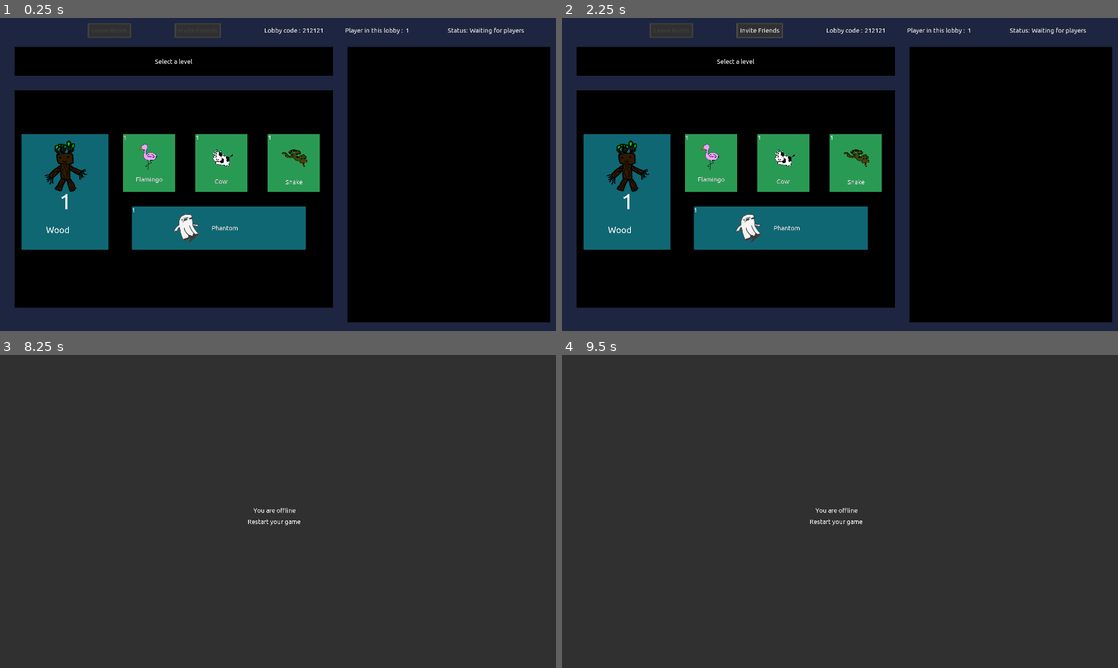
Above: before the commit, frames 1-4 (two rows, left to right).
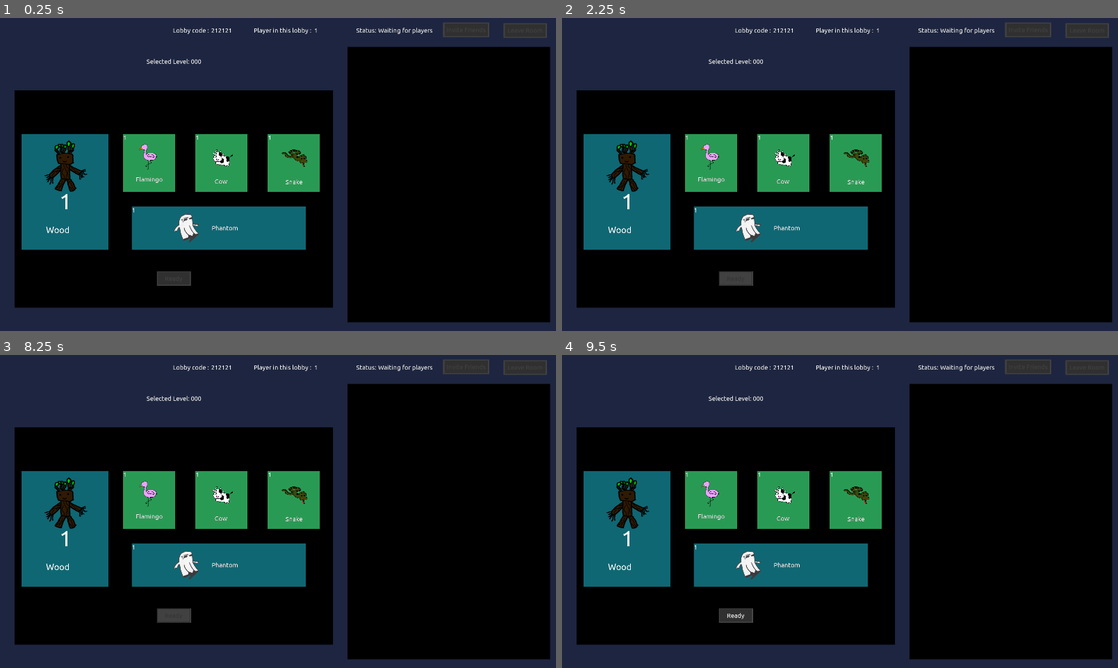
Above: after the commit, the same moments.

Repository: Vjonquiere/Mocra
Game: Godot game, scene res://mocraAdventure/lobby/lobby.tscn
Same seed, same stepped clock (60 frames per second), same inputs: the game is played once before the commit and once after it. This scene is started directly instead of the project's main scene.
Inputs (mouse positions are in pixels of both pictures, inside the frame that each line leads up to):
- Up to frame 1 (0.25 s): no input
- Up to frame 2 (2.25 s): click "Leave Room" at 0.5 s; click "Invite Friends" at 1.25 s; click (734, 277) at 2 s, where only the run after the commit has a clickable "Ready"
- Up to frame 3 (8.25 s): click (172, 614) at 2.75 s, where only the run after the commit has a clickable "Ready"; click "Leave Room" at 3.5 s; click "Invite Friends" at 4.25 s; click "Leave Room" at 5 s; click "Invite Friends" at 5.75 s; click (172, 614) at 6.5 s, where only the run after the commit has a clickable "Ready"; tap Enter at 7.25 s; move the mouse to (400, 495) at 7.27 s; click (400, 495) at 7.42 s; tap Space at 8 s; move the mouse to (166, 527) at 8.02 s; click (166, 527) at 8.17 s
- Up to frame 4 (9.5 s): tap Enter at 8.75 s; move the mouse to (895, 442) at 8.77 s; click (895, 442) at 8.92 s

The runs differ from the first frame. In frame 1, 6.4% of the frame differs, in the area x 2-99%, y 1-86%; in frame 2, 6.4%; in frame 3, 72%; in frame 4, 72%, in the area x 2-99%, y 3-98%.
Error before the commit: Invalid call. Nonexistent function 'split' in base 'Array'. (res://mocraAdventure/card_selector/CardSelector.gd:29)

Commit message:
Ready_update
- All functions for ready/waiting status in selection

Diff:
--- a/mocraAdventure/level_selector/adventure_template.gd
+++ b/mocraAdventure/level_selector/adventure_template.gd
@@ -5,19 +5,66 @@
 var level_template = load("res://mocraAdventure/level_selector/level_template.tscn")
 var arrow_template = load("res://mocraAdventure/level_selector/level_separation.tscn")
 
+var visibility = true
+
+var level_array = []
+var level_dic = {}
+var arrow_array = []
+
+signal selection_changed
+
 func _ready():
 	print("adventure_init")
 
-
-
-func add_level(Name:String, Difficulty:String, Description:String):
+func add_level(Name:String, Difficulty:String, Description:String, ID:String):
 	if level_nbr != 0:
 		add_arrow()
 
 	var level_gui = level_template.instance()
+	level_array.append(level_gui)
+	level_dic[ID] = level_gui
 	$HBoxContainer.add_child(level_gui)
-	level_gui.change_level_infos(Name, Difficulty, Description)
+	level_gui.change_level_infos(Name, Difficulty, Description, ID)
 	level_nbr += 1
 
+func get_levels_ids():
+	var id_array = []
+	for i in range(len(level_array)):
+		id_array.append(level_array[i].get_id())
+	return id_array
+
+func set_level_unselected(level_id):
+	level_dic[level_id].set_unselected()
+
+func set_name(name:String):
+	$NameLabel.set_text(name)
+
 func add_arrow():
-	$HBoxContainer.add_child(arrow_template.instance())
+	var arrow = arrow_template.instance()
+	arrow_array.append(arrow)
+	$HBoxContainer.add_child(arrow)
+
+func toggle_level_visibility():
+
+	for i in range(len(level_array)):
+		## TOGGLE levels
+		if visibility:
+			level_array[i].hide()
+		else:
+			level_array[i].show()
+		## TOGGLE arrows
+		if len(arrow_array) > i:
+			if visibility:
+				arrow_array[i].hide()
+			else:
+				arrow_array[i].show()
+	visibility = !visibility
+
+
+func _on_AdventureSeparator_gui_input(event):
+	if event is InputEventMouseButton and event.button_index == BUTTON_LEFT and event.pressed:
+		toggle_level_visibility()
+
+
+func _on_Node2D_selection_changed():
+	print("on dort")
--- a/mocraAdventure/level_selector/adventure_template.tscn
+++ b/mocraAdventure/level_selector/adventure_template.tscn
@@ -7,14 +7,18 @@
 [node name="Node2D" type="Control"]
 margin_right = 1920.0
 margin_bottom = 250.0
+rect_min_size = Vector2( 1920, 250 )
 script = ExtResource( 1 )
 
 [node name="Complete" type="Sprite" parent="."]
 position = Vector2( 50, 128 )
 texture = ExtResource( 2 )
 
-[node name="AdventureSeparator" type="Sprite" parent="."]
-position = Vector2( 150, 128 )
+[node name="AdventureSeparator" type="TextureRect" parent="."]
+margin_left = 131.235
+margin_top = 104.578
+margin_right = 181.235
+margin_bottom = 154.578
 texture = ExtResource( 3 )
 
 [node name="HBoxContainer" type="HBoxContainer" parent="."]
@@ -22,3 +26,13 @@
 margin_right = 600.0
 margin_bottom = 250.0
 rect_min_size = Vector2( 0, 250 )
+
+[node name="NameLabel" type="Label" parent="."]
+margin_left = 33.1489
+margin_top = 50.3372
+margin_right = 73.1489
+margin_bottom = 64.3372
+text = "dyiqs"
+
+[connection signal="selection_changed" from="." to="." method="_on_Node2D_selection_changed"]
+[connection signal="gui_input" from="AdventureSeparator" to="." method="_on_AdventureSeparator_gui_input"]
--- a/mocraAdventure/level_selector/level_list.json
+++ b/mocraAdventure/level_selector/level_list.json
@@ -2,29 +2,32 @@
   "name": "Adventures",
   "Adventures_list": [
     {
-      "name": "Adventure 1",
+      "name": "Introduction",
       "level number": 4,
       "levels": [
         {
-          "name":"level 1",
+          "name":"How to play",
+          "id": "101",
           "difficulty": "easy",
-          "description": "a level to introduce Mocra Adventure"
+          "description": "A level to introduce Mocra Adventure, learn how to move, attack, defend..."
         },
         {
-          "name": "level 2",
+          "name": "Practice",
+          "id": "102",
           "difficulty": "easy",
-          "description": "Introduction to Avdentures"
+          "description": "Now you know how to play, pracice and win!"
         }
       ]
     },
     {
-      "name": "Adventure 2",
+      "name": "Adventure 2: leave earth",
       "level number": 1,
       "levels": [
         {
-          "name":"level 735Y378",
-          "difficulty": "pas easy",
-          "description": "sdsddfsnfs"
+          "name":"Portal init",
+          "id": "201",
+          "difficulty": "normal",
+          "description": "you are searching for the a portal frame"
         }
       ]
     },
--- a/mocraAdventure/level_selector/level_selector.gd
+++ b/mocraAdventure/level_selector/level_selector.gd
@@ -1,15 +1,18 @@
 extends Control
 
 var levels = "res://mocraAdventure/level_selector/level_list.json"
+var levels2 = "user://level_list.txt"
+var c = "sdsdgauivqod"
+var adventure = load("res://mocraAdventure/level_selector/adventure_template.tscn")
 var selected_level
 
-signal selection_changed
+var adventures = {}
+
+signal selection_changed(level_id)
 
 func _ready():
 	var t = get_from_json(levels)
-	$Node2D.add_level("test","hard","je sais pas quoi mettre donc voila")
-	$Node2D.add_level("test2", "normal", "ca a interet a marcher")
-	print("z")
+	generate_adventures(t)
 
 func get_from_json(filepath:String) -> Dictionary:
 	var file = File.new()
@@ -19,8 +22,25 @@
 	file.close()
 	return data
 
-func extract_data(parsed_json):
-	var adventure_number = len(parsed_json["Adventures_list"])
+func generate_adventures(parsed_json):
+	for i in range(len(parsed_json["Adventures_list"])):
+		adventures[i] = adventure.instance()
+		adventures[i].set_name(parsed_json["Adventures_list"][i]["name"])
+		generate_levels(parsed_json["Adventures_list"][i]["levels"], adventures[i])
+		get_node("AdventuresContainer").add_child(adventures[i])
 
-func _on_Control_selection_changed():
-	pass
+func generate_levels(adventure_infos:Array, adventure_object):
+	for i in range(len(adventure_infos)):
+		adventure_object.add_level(adventure_infos[i]["name"], adventure_infos[i]["difficulty"], adventure_infos[i]["description"], adventure_infos[i]["id"])
+
+func _on_Control_selection_changed(level_id):
+	for i in range(len(adventures)):
+		if selected_level in adventures[i].get_levels_ids():
+			adventures[i].set_level_unselected(selected_level)
+	selected_level = level_id
+
+
+func _on_SelectButton_pressed():
+	if selected_level != null:
+		get_node("../../").emit_signal("level_changed", selected_level)
+		self.queue_free()
--- a/mocraAdventure/level_selector/level_selector.tscn
+++ b/mocraAdventure/level_selector/level_selector.tscn
@@ -1,13 +1,38 @@
-[gd_scene load_steps=3 format=2]
+[gd_scene load_steps=4 format=2]
 
 [ext_resource path="res://mocraAdventure/level_selector/level_selector.gd" type="Script" id=1]
-[ext_resource path="res://mocraAdventure/level_selector/adventure_template.tscn" type="PackedScene" id=2]
+[ext_resource path="res://background.png" type="Texture" id=2]
+[ext_resource path="res://Theme/Theme.tres" type="Theme" id=3]
 
-[node name="Control" type="Control"]
+[node name="Selector" type="Control"]
 anchor_right = 1.0
 anchor_bottom = 1.0
+rect_min_size = Vector2( 1920, 1080 )
 script = ExtResource( 1 )
 
-[node name="Node2D" parent="." instance=ExtResource( 2 )]
+[node name="BackgroundTexture" type="TextureRect" parent="."]
+margin_right = 40.0
+margin_bottom = 40.0
+rect_min_size = Vector2( 1920, 1080 )
+texture = ExtResource( 2 )
+
+[node name="AdventuresContainer" type="VBoxContainer" parent="."]
+margin_top = 30.0
+margin_right = 1920.0
+margin_bottom = 930.0
+custom_constants/separation = 20
+
+[node name="SelectButton" type="Button" parent="."]
+anchor_left = 0.5
+anchor_top = 1.0
+anchor_right = 0.5
+anchor_bottom = 1.0
+margin_left = -53.5
+margin_top = -105.53
+margin_right = 53.5
+margin_bottom = -54.5298
+theme = ExtResource( 3 )
+text = "SELECT"
 
 [connection signal="selection_changed" from="." to="." method="_on_Control_selection_changed"]
+[connection signal="pressed" from="SelectButton" to="." method="_on_SelectButton_pressed"]
--- a/mocraAdventure/level_selector/level_template.gd
+++ b/mocraAdventure/level_selector/level_template.gd
@@ -1,27 +1,44 @@
 extends Control
 
 var colors = {"easy":Color("#499236"), "normal":Color("#dba307"), "hard":Color("#c63724")}
+
+var selected = false
+var level_id
 
 func _ready():
 	print('level_init')
 	#change_level_infos("le premier", 'normal', "aucunesqfgyfazueyqgsvc_yaeqf<ov_yilzafugvqiyhk idee mdr")
 	center_object("LevelLabel")
 
-func change_level_infos(Name:String, Difficulty:String, Description:String):
+func change_level_infos(Name:String, Difficulty:String, Description:String, ID:String):
+	level_id = ID
 	$LevelLabel.set_text(Name)
 	$DescriptionLabel.set_text(Description)
 	$DifficultyLabel.set_text(Difficulty)
 	$DifficultyLabel.set("custom_colors/font_color",colors[Difficulty])
 
+func get_id():
+	return level_id
+
+func set_unselected():
+	$Background.set_texture(load("res://mocraAdventure/level_selector/levels_textures/background.png"))
+	selected = false
 
 func _on_Control_gui_input(event):
 	if event is InputEventMouseButton and event.button_index == BUTTON_LEFT and event.pressed:
-		print("test")
-
+		if not selected:
+			$Background.set_texture(load("res://mocraAdventure/level_selector/levels_textures/selected_background.png"))
+			selected = true
+			get_node("../../../../").emit_signal("selection_changed", level_id)
+		else:
+			$Background.set_texture(load("res://mocraAdventure/level_selector/levels_textures/background.png"))
+			selected = false
+			get_node("../../../../").emit_signal("selection_changed", level_id)
 
 func center_object(node):
 	var size = get_node(node).get_size()
 	var parent_size = get_node(node).get_parent().get_size()
-	print(parent_size[0])
+	print("parent: ", parent_size[0], " child:", size[0])
+	print("center = ", parent_size[0]-((size[0]*0.15)/2))
 	#parent_size[0]-size[0]
-	get_node(node).set_position(Vector2(40,0))
+	get_node(node).set_position(Vector2(parent_size[0]-((size[0]*0.15)),0))
--- a/mocraAdventure/lobby/lobby.tscn
+++ b/mocraAdventure/lobby/lobby.tscn
@@ -19,7 +19,26 @@
 margin_bottom = 1080.0
 texture = ExtResource( 3 )
 
+[node name="LevelSelected" type="Control" parent="."]
+margin_left = 50.0
+margin_top = 100.0
+margin_right = 1150.0
+margin_bottom = 200.0
+
+[node name="SelectedLevelLabel" type="Label" parent="LevelSelected"]
+anchor_left = 0.5
+anchor_top = 0.5
+anchor_right = 0.5
+anchor_bottom = 0.5
+margin_left = -94.5
+margin_top = -13.0
+margin_right = 94.5
+margin_bottom = 13.0
+theme = ExtResource( 1 )
+text = "Selected Level: 000"
+
 [node name="LevelSelector" type="CenterContainer" parent="."]
+visible = false
 margin_left = 50.0
 margin_top = 100.0
 margin_right = 1150.0
@@ -58,32 +77,20 @@
 
 [node name="LobbyInfos" type="HBoxContainer" parent="."]
 anchor_left = 0.5
-anchor_right = 0.5
-margin_left = -1012.5
-margin_top = 18.0
-margin_right = 1012.5
-margin_bottom = 68.0
+anchor_top = 0.04
+anchor_right = 0.5
+anchor_bottom = 0.04
+margin_left = -966.129
+margin_top = -25.2
+margin_right = 941.871
+margin_bottom = 24.8
 custom_constants/separation = 150
 alignment = 1
 
-[node name="LeaveButton" type="Button" parent="LobbyInfos"]
-margin_left = 356.0
-margin_right = 506.0
-margin_bottom = 50.0
-rect_min_size = Vector2( 150, 50 )
-text = "Leave Room"
-
-[node name="InviteFriendsButton" type="Button" parent="LobbyInfos"]
-margin_left = 656.0
-margin_right = 816.0
-margin_bottom = 50.0
-rect_min_size = Vector2( 160, 50 )
-text = "Invite Friends"
-
 [node name="LobbyCodeLabel" type="Label" parent="LobbyInfos"]
-margin_left = 966.0
+margin_left = 603.0
 margin_top = 12.0
-margin_right = 1095.0
+margin_right = 732.0
 margin_bottom = 38.0
 text = "Lobby code : "
 
@@ -94,9 +101,9 @@
 text = "212121"
 
 [node name="PlayerNumberLabel" type="Label" parent="LobbyInfos"]
-margin_left = 1245.0
+margin_left = 882.0
 margin_top = 12.0
-margin_right = 1449.0
+margin_right = 1086.0
 margin_bottom = 38.0
 text = "Player in this lobby : "
 
@@ -107,9 +114,9 @@
 text = "1"
 
 [node name="StatusLabel" type="Label" parent="LobbyInfos"]
-margin_left = 1599.0
+margin_left = 1236.0
 margin_top = 12.0
-margin_right = 1668.0
+margin_right = 1305.0
 margin_bottom = 38.0
 text = "Status:"
 
@@ -118,6 +125,30 @@
 margin_right = 115.598
 margin_bottom = 26.0
 text = "Waiting for players"
+
+[node name="InviteFriendsButton" type="Button" parent="."]
+anchor_left = 0.839
+anchor_top = 0.038
+anchor_right = 0.839
+anchor_bottom = 0.038
+margin_left = -80.8801
+margin_top = -25.04
+margin_right = 79.1199
+margin_bottom = 24.96
+rect_min_size = Vector2( 160, 50 )
+text = "Invite Friends"
+
+[node name="LeaveButton" type="Button" parent="."]
+anchor_left = 5.524
+anchor_top = 0.5
+anchor_right = 5.524
+anchor_bottom = 0.5
+margin_left = -8867.08
+margin_top = -522.0
+margin_right = -8717.08
+margin_bottom = -472.0
+rect_min_size = Vector2( 150, 50 )
+text = "Leave Room"
 
 [node name="CardsSelector2" type="Control" parent="."]
 margin_left = 50.0
@@ -334,11 +365,25 @@
 margin_bottom = 224.607
 rect_scale = Vector2( 0.5, 0.5 )
 
+[node name="ReadyButton" type="Button" parent="CardsSelector2"]
+anchor_left = 0.5
+anchor_top = 0.865
+anchor_right = 0.5
+anchor_bottom = 0.865
+margin_left = -59.0
+margin_top = -24.7501
+margin_right = 59.0
+margin_bottom = 25.2499
+toggle_mode = true
+text = "Ready"
+
+[connection signal="level_changed" from="." to="." method="_on_Control_level_changed"]
 [connection signal="selection_done" from="." to="." method="_on_Control_selection_done"]
 [connection signal="gui_input" from="LevelSelector" to="." method="_on_LevelSelector_gui_input"]
-[connection signal="pressed" from="LobbyInfos/LeaveButton" to="." method="_on_LeaveButton_pressed"]
+[connection signal="pressed" from="LeaveButton" to="." method="_on_LeaveButton_pressed"]
 [connection signal="gui_input" from="CardsSelector2/CardsSelector/CardSelection" to="." method="_on_CardSelection_gui_input"]
 [connection signal="gui_input" from="CardsSelector2/CardsSelector/SpecialCards/ObjectsSelector/object1" to="." method="_on_Object1_gui_input"]
 [connection signal="gui_input" from="CardsSelector2/CardsSelector/SpecialCards/ObjectsSelector/object2" to="." method="_on_Object2_gui_input"]
 [connection signal="gui_input" from="CardsSelector2/CardsSelector/SpecialCards/ObjectsSelector/object3" to="." method="_on_Object3_gui_input"]
 [connection signal="gui_input" from="CardsSelector2/CardsSelector/SpecialCards/TerrainSelector" to="." method="_on_TerrainSelector_gui_input"]
+[connection signal="toggled" from="CardsSelector2/ReadyButton" to="." method="_on_ReadyButton_toggled"]
--- a/mocraAdventure/lobby/script.gd
+++ b/mocraAdventure/lobby/script.gd
@@ -6,6 +6,7 @@
 var selection_dic = {"character":["Wood", "1"], "object1":["Flamingo", "1"] ,"object2":["Cow", "1"] , "object3":["Snake", "1"] , "ground":["Phantom", "1"]}
 
 signal selection_done(card, card_id, card_name, number_of_cards)
+signal level_changed(level_id)
 
 func _ready():
 	var card_type_array = ["object1", "object2", "object3"]
@@ -64,6 +65,9 @@
 	if event is InputEventMouseButton and event.button_index == BUTTON_LEFT and event.pressed and locked == false and selection == false:
 		print("Level selection clicked")
 		selection = true
+		var level_selector = load("res://mocraAdventure/level_selector/level_selector.tscn").instance()
+		level_selector.set_scale(Vector2(0.5,0.5))
+		get_node(".").add_child(level_selector)
 
 
 func card_selection_gui(type:String, card_usage:String):
@@ -74,9 +78,11 @@
 		var card_array = card_selector.search_cards()
 		card_selector.construct_cards(card_array)
 
-func set_level(level):
-	## Need to complete (change the level_var_label to the new value)
-	pass
+func set_level(level_id:String):
+	$LevelSelected/SelectedLevelLabel.set_text("Selected level: " + level_id)
+
+func set_room_leader():
+	$LevelSelector.visible = true
 
 func _on_Control_selection_done(card, card_id, card_name, number_of_cards):
 	if card == null:
@@ -119,5 +125,18 @@
 
 
 func _on_LeaveButton_pressed():
-	var rpc_id = 121
-	rpc_id(1, "leave_room", rpc_id)
+	rpc_id(1, "leave_room")
+
+
+func _on_Control_level_changed(level_id):
+	selection = false
+	rpc_id(1, "set_selected_level", level_id)
+
+
+func _on_ReadyButton_toggled(button_pressed):
+	if button_pressed:
+		selection = true
+		get_parent().emit_signal("ready_update", true)
+	else:
+		selection = false
+		get_parent().emit_signal("ready_update", false)
--- a/mocraAdventure/player_tag/Player_tag.tscn
+++ b/mocraAdventure/player_tag/Player_tag.tscn
@@ -6,6 +6,7 @@
 [ext_resource path="res://ubuntu150.tres" type="DynamicFont" id=4]
 [ext_resource path="res://images/default1.png" type="Texture" id=5]
 [ext_resource path="res://images/default3.png" type="Texture" id=6]
+[ext_resource path="res://mocraAdventure/player_tag/not_ready.png" type="Texture" id=7]
 
 [node name="Control" type="Control"]
 anchor_right = 1.0
@@ -250,3 +251,14 @@
 grow_horizontal = 2
 grow_vertical = 2
 text = "1"
+
+[node name="ReadyTexture" type="TextureRect" parent="."]
+anchor_left = 0.942
+anchor_top = 0.117
+anchor_right = 0.942
+anchor_bottom = 0.117
+margin_left = -25.3
+margin_top = -28.1
+margin_right = 24.7
+margin_bottom = 21.9
+texture = ExtResource( 7 )
--- a/mocraAdventure/player_tag/script.gd
+++ b/mocraAdventure/player_tag/script.gd
@@ -12,6 +12,11 @@
 func set_profile_pic(path:String) -> void:
 	pass
 
+func toggle_ready_state(state):
+	if state:
+		$ReadyTexture.set_texture(load("res://mocraAdventure/player_tag/ready.png"))
+	else:
+		$ReadyTexture.set_texture(load("res://mocraAdventure/player_tag/not_ready.png"))
 
 func set_new_card(card_usage:String, card_name:String, amount:String) -> void:
 	match card_usage:
--- a/project.godot
+++ b/project.godot
@@ -9,7 +9,7 @@
 config_version=4
 
 _global_script_classes=[ {
-"base": "Reference",
+"base": "Node",
 "class": "Pile",
 "language": "GDScript",
 "path": "res://scripts/TAD.gd"
@@ -43,6 +43,10 @@
 window/stretch/mode="viewport"
 window/stretch/aspect="expand"
 
+[global]
+
+export=false
+
 [input]
 
 next_card={
--- a/scenes/AdventureLobby.tscn
+++ b/scenes/AdventureLobby.tscn
@@ -70,6 +70,8 @@
  persisting or try again"
 align = 1
 
+[connection signal="level_changed" from="." to="." method="_on_Node2D_level_changed"]
+[connection signal="ready_update" from="." to="." method="_on_Node2D_ready_update"]
 [connection signal="selection_updated" from="." to="." method="_on_Node2D_selection_updated"]
 [connection signal="pressed" from="Menu/CreateRoomButton" to="." method="_on_CreateRoomButton_pressed"]
 [connection signal="pressed" from="Menu/JoinRoomButton" to="." method="_on_JoinRoomButton_pressed"]
--- a/scripts/AdventureLobby.gd
+++ b/scripts/AdventureLobby.gd
@@ -1,6 +1,6 @@
 extends Node2D
 
-var SERVER_IP = "127.0.0.1"
+var SERVER_IP = "51.91.98.102"
 var SERVER_PORT = 2556
 var timer = Timer.new()
 var peer = NetworkedMultiplayerENet.new()
@@ -9,6 +9,8 @@
 var selected_cards = {}
 
 signal selection_updated(data)
+signal level_changed(selected_level)
+signal ready_update(state)
 
 func _ready():
 	$AnimatedSprite.play("loop")
@@ -76,8 +78,8 @@
 
 #data -> [LobbyCodeVar:String, PlayerNumberVar:String, StatusVar:String]
 remote func card_selection(data:Array):
-
-	selection.set_lobby_infos(data[0], data[1], data[2])
+	print(data)
+	selection.set_lobby_infos(str(data[0]), str(data[1]), str(data[2]))
 	get_node(".").add_child(selection)
 
 remote func new_client_join_room(client_data):
@@ -107,6 +109,15 @@
 remote func player_leave(rpc_id):
 	card_selection_node[rpc_id].queue_free()
 
+remote func set_level(level_id:String):
+	selection.set_level(level_id)
+
+remote func set_room_leader():
+	selection.set_room_leader()
+
+remote func toggle_player_ready(data):
+	card_selection_node[data[0]].toggle_ready_state(data[1])
+
 func _on_JoinRoomButton_pressed():
 	rpc_id(1, "join_room", $Menu/JoinRoomEntry.get_text())
 
@@ -116,3 +127,10 @@
 
 func _on_Node2D_selection_updated(data):
 	rpc_id(1, "update_card_selection", data)
+
+
+func _on_Node2D_level_changed(selected_level):
+	rpc_id(1, "set_selected_level", selected_level)
+
+func _on_Node2D_ready_update(state):
+	rpc_id(1, "ready_update", state)
--- a/scripts/TAD.gd
+++ b/scripts/TAD.gd
@@ -1,3 +1,5 @@
+extends Node
+
 class_name Pile
 
 var array = []
Not shown, changed: export_presets.cfg
Binary file changed: mocraAdventure/level_selector/levels_textures/selected_background.png
Not shown: 1 places in mocraAdventure/player_tag/Player_tag.tscn that only renumber resources
Binary file added: mocraAdventure/player_tag/not_ready.png
Not shown, added: mocraAdventure/player_tag/not_ready.png.import
Binary file added: mocraAdventure/player_tag/ready.png
Not shown, added: mocraAdventure/player_tag/ready.png.import
